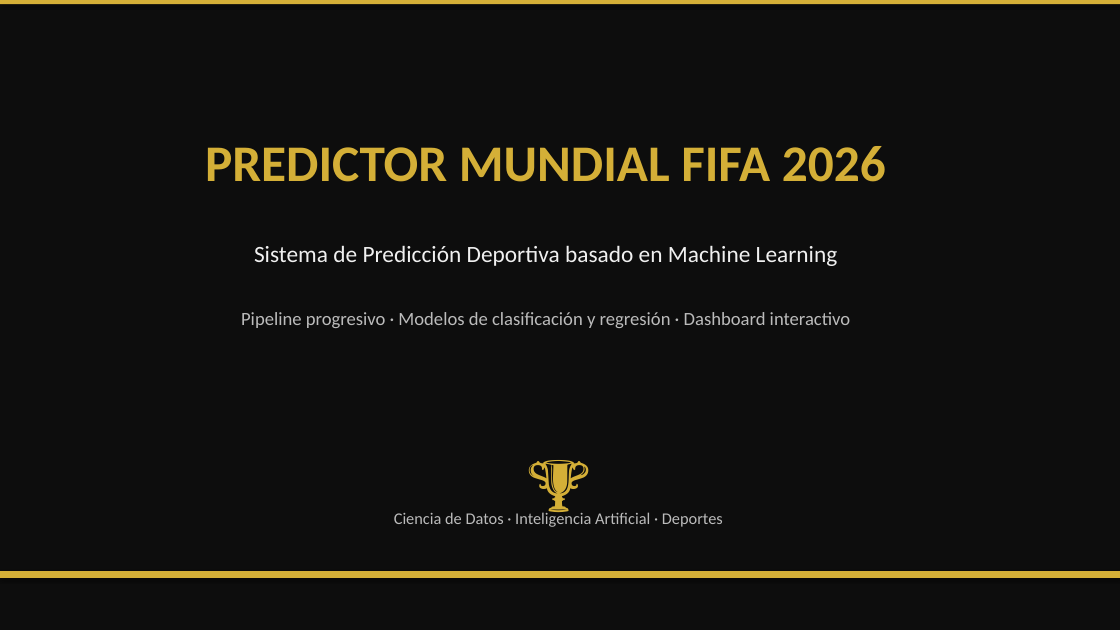
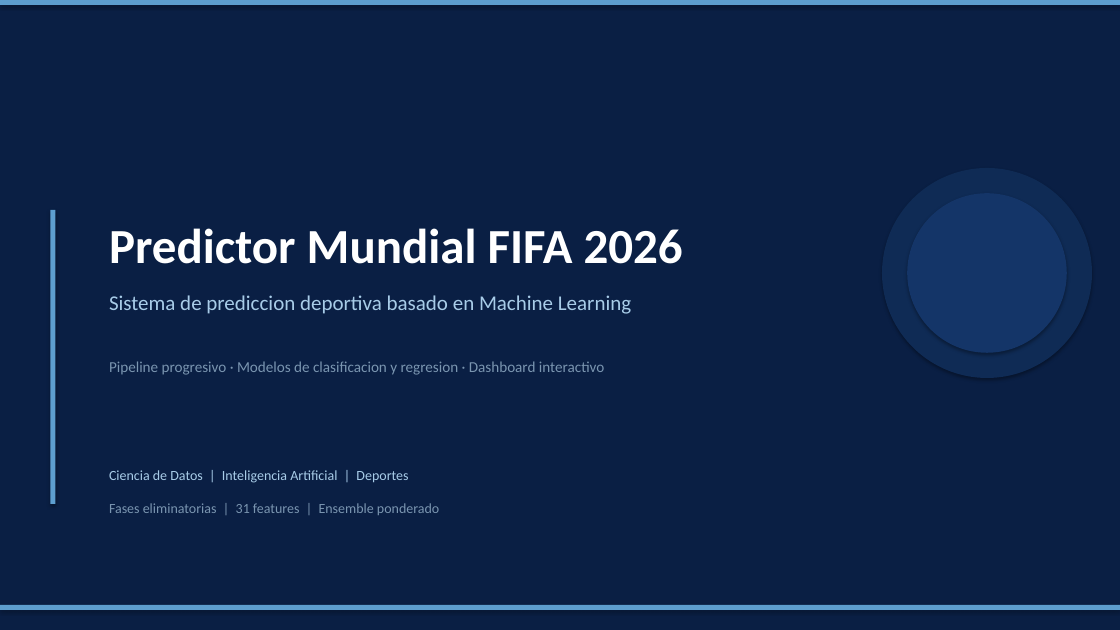
Before and after one commit to fernandoreynarodriguez647-cmd/Mundial_Predictor_regresion-, a slide deck: slide 1 of presentacion/Presentacion_Predictor_Mundial_2026.pptx. Drawn at 1120x630 pixels with LibreOffice and Linux fonts; fonts in the diff are those of the drawing. Boxes give left, top, right and bottom in pixels: in the first picture for what was removed or moved away, otherwise in the second. Text is boxed around its words. In the diff, an @@ line names an element or a change of style, - is before the commit and + after.

```diff
--- a/presentacion/Presentacion_Predictor_Mundial_2026.pptx
+++ b/presentacion/Presentacion_Predictor_Mundial_2026.pptx
@@ background #0D0D0D to #0A1F44 @@
@@ rectangle at box(0, 0, 1120, 5): fill #D4AF37 to #5D9ECF @@
@@ rectangle removed at box(0, 0, 1120, 630) @@
@@ ellipse added at box(882, 168, 1092, 378), fill #0F2B55 @@
@@ ellipse added at box(907, 193, 1067, 353), fill #143568 @@
@@ rectangle added at box(50, 210, 55, 504), fill #5D9ECF @@
@@ text at box(109, 228, 683, 264): text changed; size 44 to 42 pt; text colour #D4AF37 to #FFFFFF @@
-PREDICTOR MUNDIAL FIFA 2026
+Predictor Mundial FIFA 2026
@@ text at box(109, 295, 631, 314): text changed; size 20 to 18 pt; text colour #F0F0F0 to #A8CCE8 @@
-Sistema de Predicción Deportiva basado en Machine Learning
+Sistema de prediccion deportiva basado en Machine Learning
@@ text at box(109, 361, 604, 375): text changed; size 16 to 13 pt; text colour #BBBBBB to #7A95B0 @@
-Pipeline progresivo · Modelos de clasificación y regresión · Dashboard interactivo
+Pipeline progresivo · Modelos de clasificacion y regresion · Dashboard interactivo
@@ text removed at box(462, 437, 655, 479) @@
-🏆
@@ text at box(109, 470, 408, 483): text changed; size 14 to 12 pt; text colour #BBBBBB to #A8CCE8 @@
-Ciencia de Datos · Inteligencia Artificial · Deportes
+Ciencia de Datos | Inteligencia Artificial | Deportes
@@ text added at box(109, 503, 439, 515), 12 pt, text #7A95B0 @@
+Fases eliminatorias | 31 features | Ensemble ponderado
@@ rectangle: place and size @@
-rectangle at box(0, 571, 1120, 578)
+rectangle at box(0, 605, 1120, 610)
@@ rectangle at box(0, 605, 1120, 610): fill #D4AF37 to #5D9ECF @@
```
Also in this commit, not shown: 12 other slides changed, 3 slides added, 4 slides removed, 1 other file.
